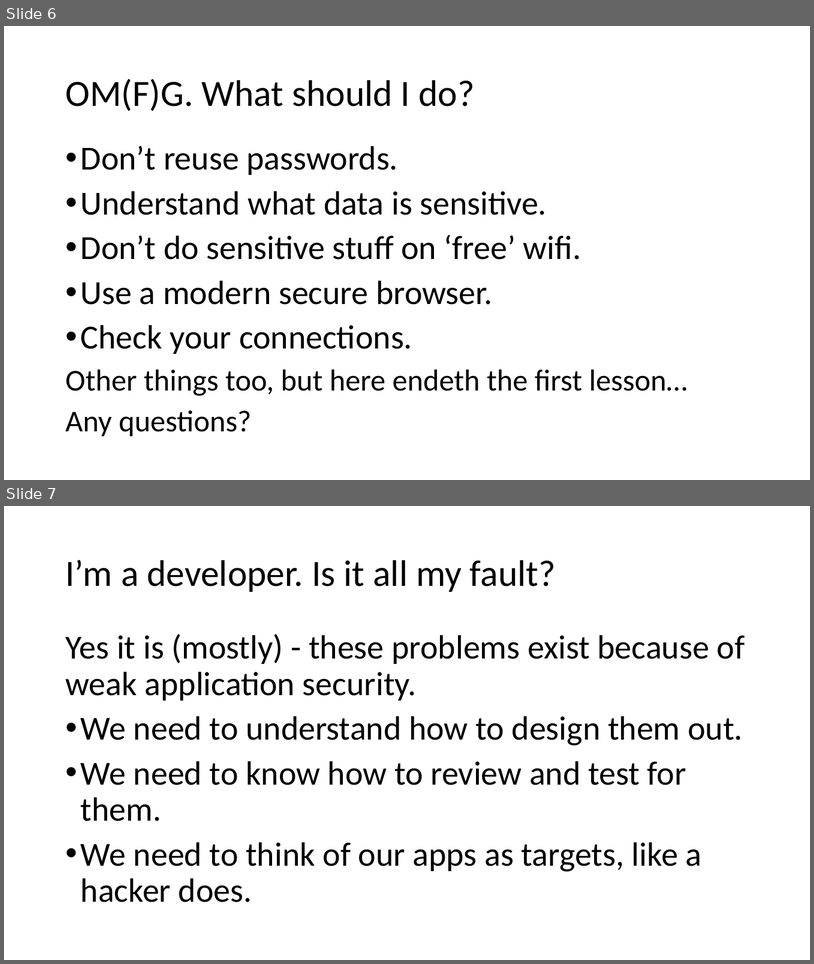
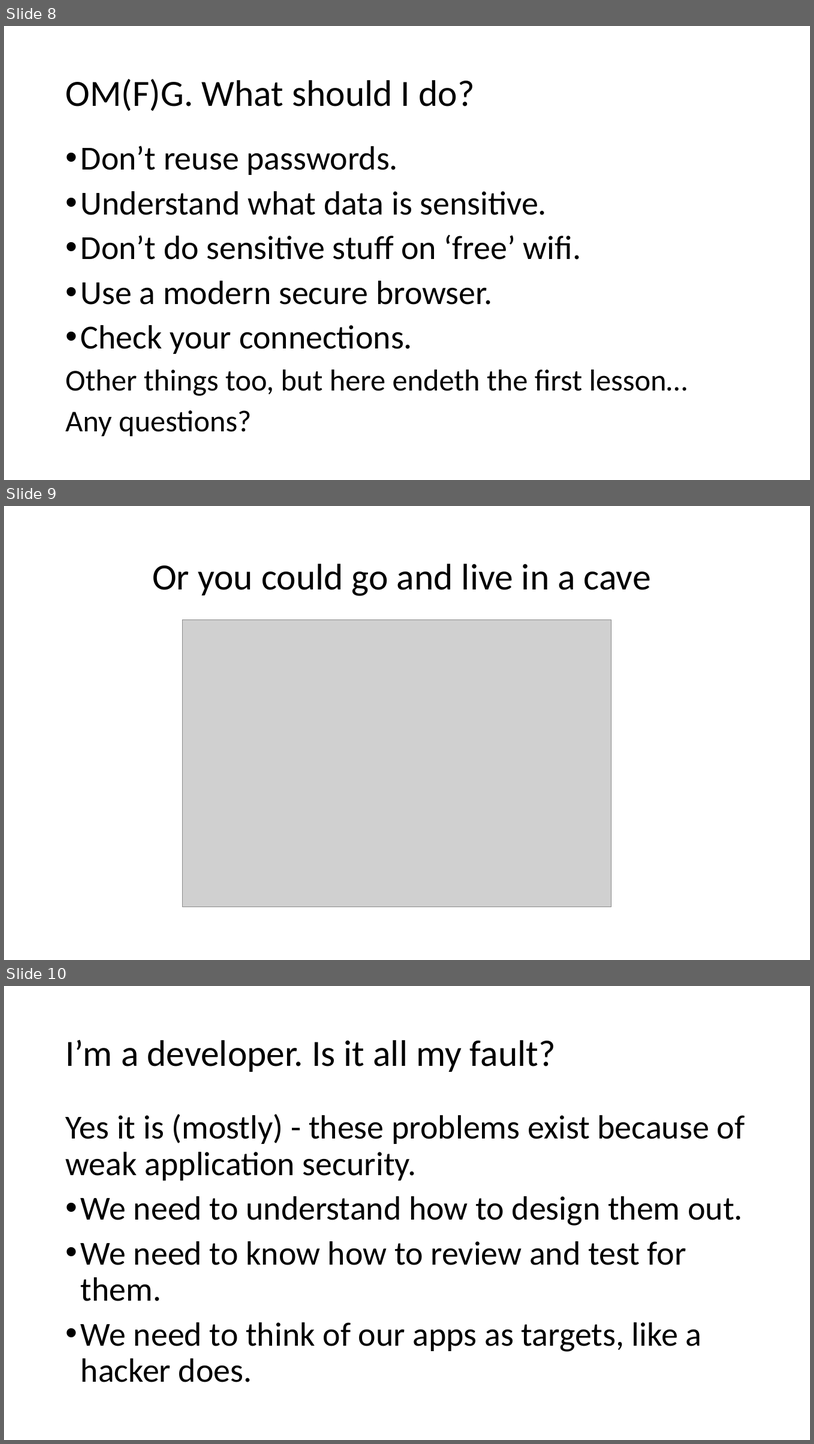
Before and after one commit to robinsillem/SecurityTraining, a slide deck: Attacks/Session hijacking via MITM.pptx. Shown one above the other, each under a label of ours: slides 6 and 7 before the commit, slides 8, 9 and 10 after it. The pictures are 814x964 and 814x1444 pixels, drawn with LibreOffice and Linux fonts; fonts in the diff are those of the drawing; grey boxes stand for pictures. Boxes give left, top, right and bottom in pixels: in the first picture for what was removed or moved away, otherwise in the second. Text is boxed around its words. In the diff, an @@ line names an element or a change of style, - is before the commit and + after.

```diff
--- a/Attacks/Session hijacking via MITM.pptx
+++ b/Attacks/Session hijacking via MITM.pptx
@@ slide 9 added at [4,506,810,960], background #FFFFFF @@
@@ text added at [152,564,651,596], 44 pt, text #000000 @@
+Or you could go and live in a cave
@@ picture added at [182,620,611,906] @@
@@ what was slide 6 is now slide 8 @@
@@ what was slide 7 is now slide 10 @@
```
Also in this commit, not shown: 4 other slides added.
